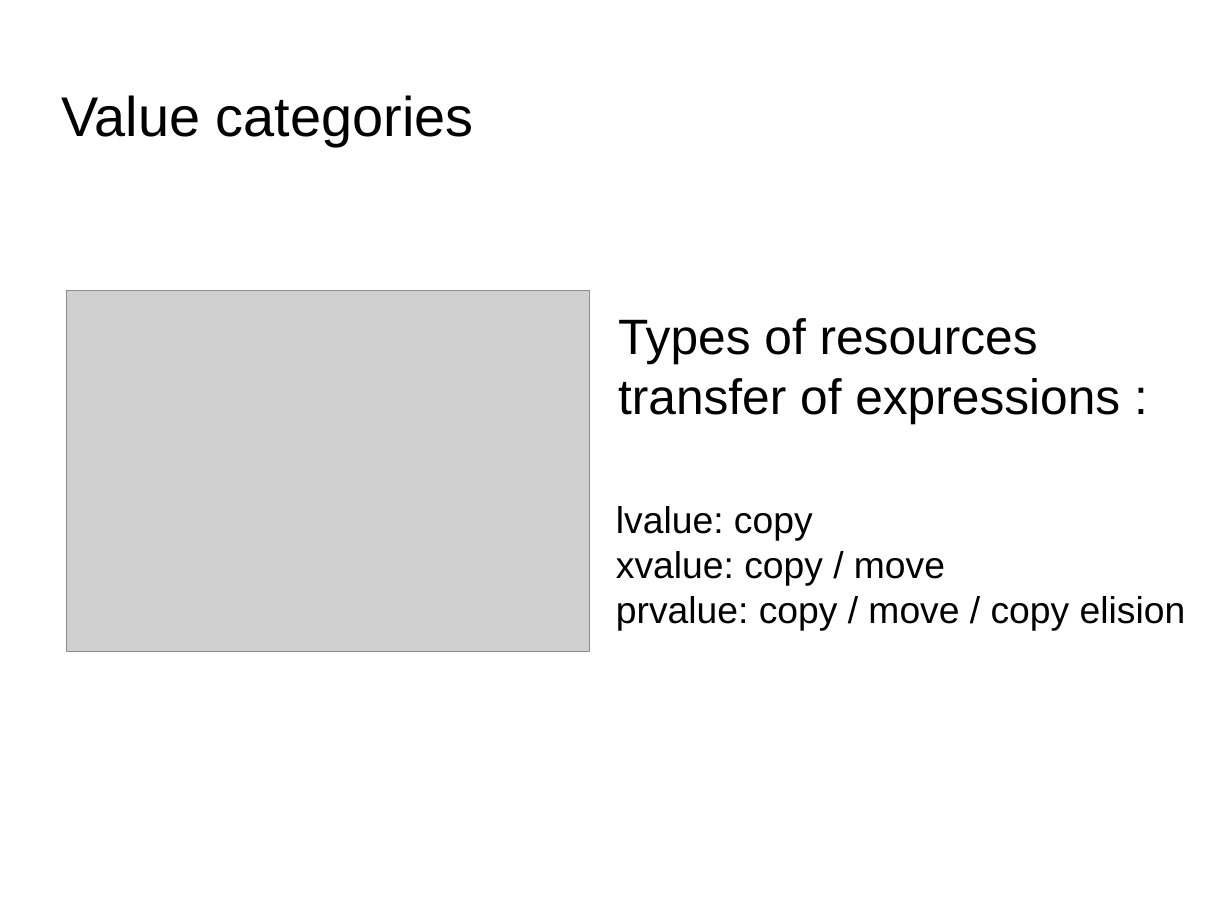
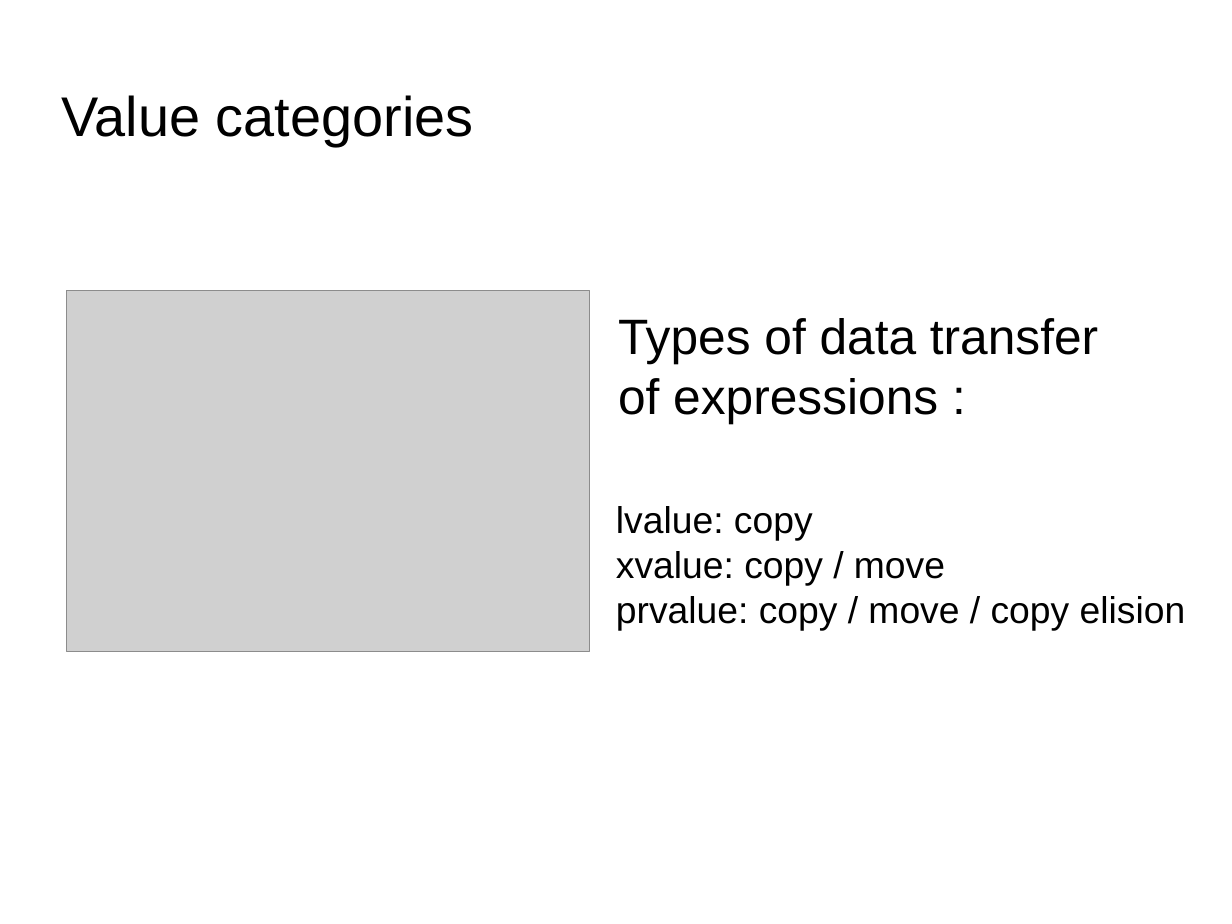
Before and after one commit to FranckRJ/CPP-trainings, a slide deck: slide 7 of traning-move.pt1.odp (slide 8 before the commit). Drawn at 1232x924 pixels with LibreOffice and Linux fonts; fonts in the diff are those of the drawing; grey boxes stand for pictures; background and template pictures are left out. Boxes give left, top, right and bottom in pixels: in the first picture for what was removed or moved away, otherwise in the second. Text is boxed around its words. In the diff, an @@ line names an element or a change of style, - is before the commit and + after.

```diff
--- a/traning-move.pt1.odp
+++ b/traning-move.pt1.odp
@@ text at [618,318,1098,423]: text changed @@
-Types of resources transfer of expressions :
+Types of data transfer
+of expressions :
```
Also in this commit, not shown: 7 other slides changed, 1 slide added, 2 slides removed, 2 other files.
